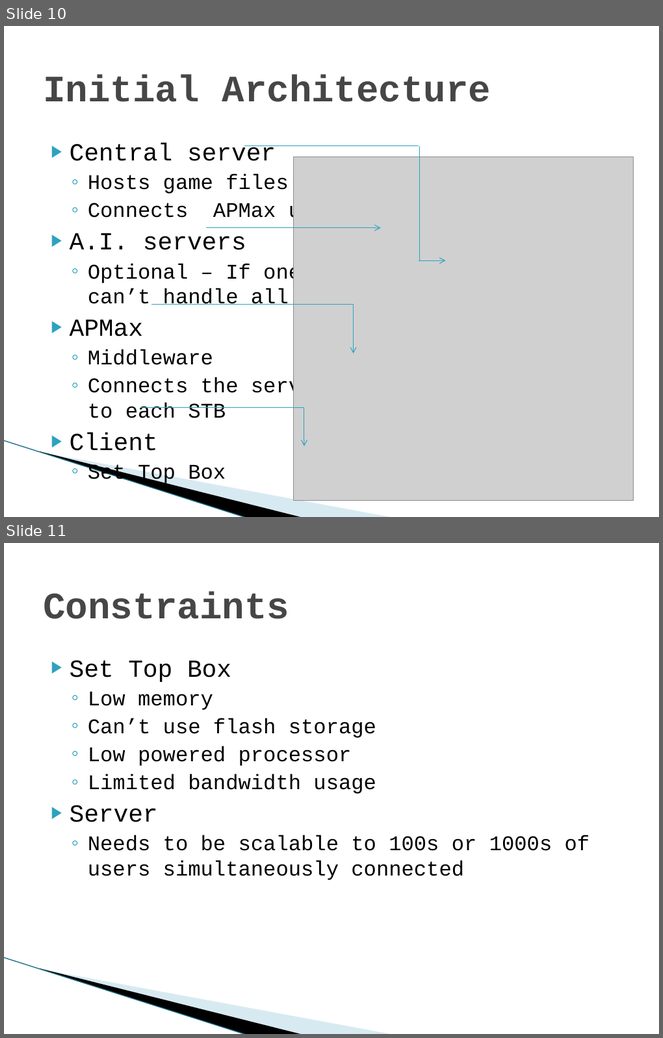
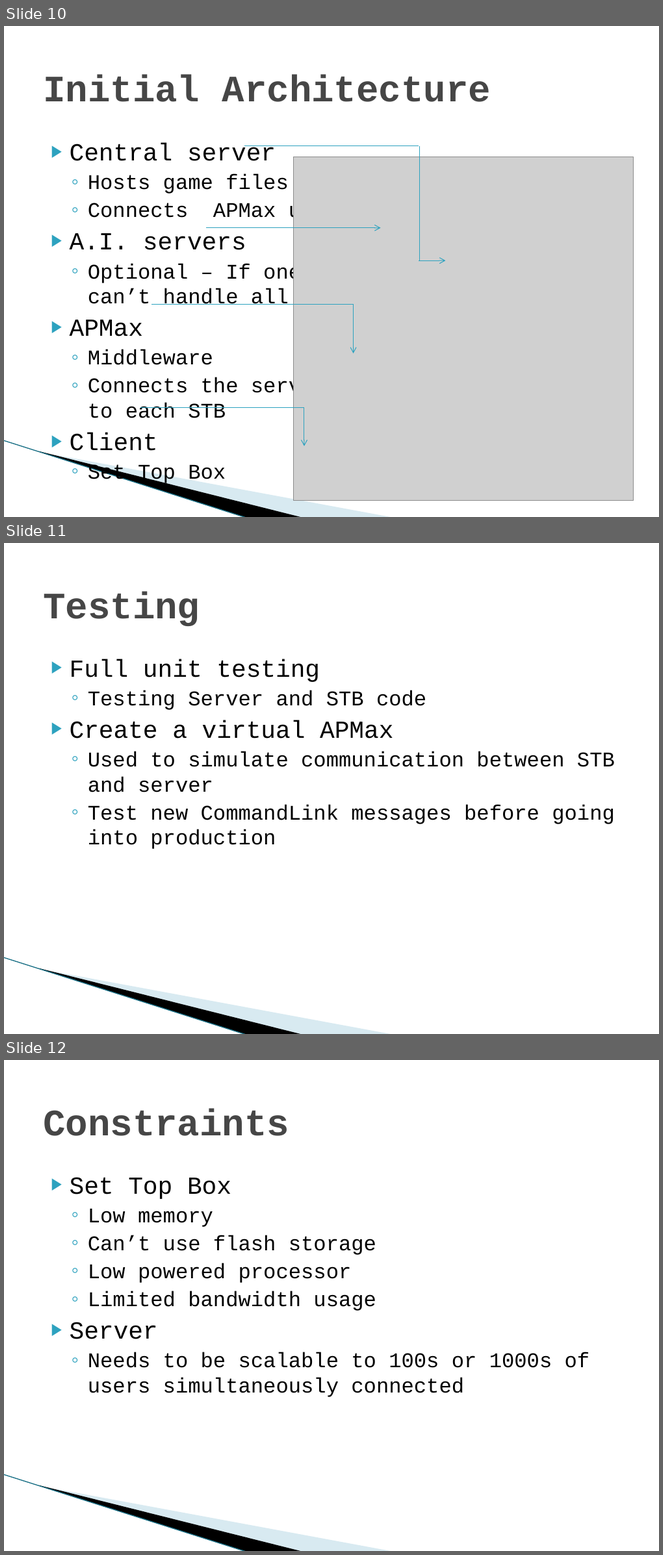
Before and after one commit to SDSMT-CSC/STBMF, a slide deck: Sprint1_Documents/Sprint 1 Review.pptx. Shown one above the other, each under a label of ours: slides 10 and 11 before the commit, slides 10, 11 and 12 after it. The pictures are 663x1038 and 663x1555 pixels, drawn with LibreOffice and Linux fonts; fonts in the diff are those of the drawing; grey boxes stand for pictures; background and template pictures are left out. Boxes give left, top, right and bottom in pixels: in the first picture for what was removed or moved away, otherwise in the second. Text is boxed around its words. In the diff, an @@ line names an element or a change of style, - is before the commit and + after.

Commit message:
Updated slides with testing
Also added assement form form Dr. McGough

```diff
--- a/Sprint1_Documents/Sprint 1 Review.pptx
+++ b/Sprint1_Documents/Sprint 1 Review.pptx
@@ slide 11 added at bbox=[4, 543, 659, 1034], background #FFFFFF; not listed: 3 template elements that a slide beside it also shows @@
@@ title added at bbox=[43, 591, 200, 626], 41 pt, text #464646, bold @@
+Testing
@@ text added at bbox=[70, 659, 615, 849], 23 pt, text #000000 @@
+▶ Full unit testing
+  ◦ Testing Server and STB code
+▶ Create a virtual APMax
+  ◦ Used to simulate communication between STB and server
+  ◦ Test new CommandLink messages before going into production
@@ what was slide 11 is now slide 12 @@
```
Also in this commit, not shown: 1 other file.
